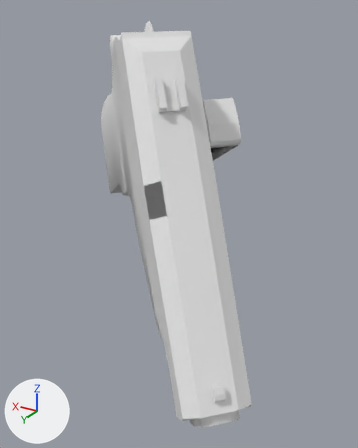
Renders of the OBJ model Vertex_Animation_Compiler/Assets/Makarov_Pistol_Draw28.obj from each side of a commit.
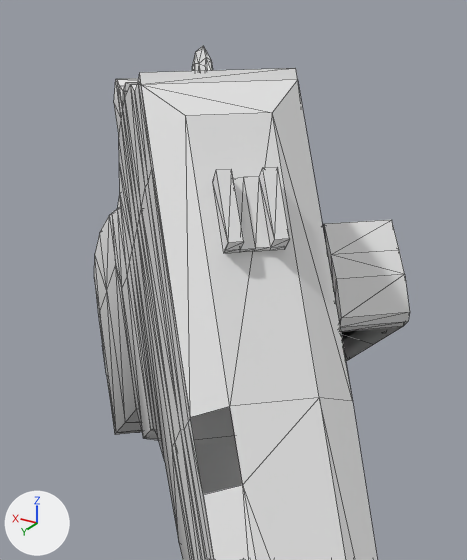
Old and new are each drawn whole from a 50 mm lens placed at (-0.0865, 0.3544, -0.2865), pointed at (-0.0026, 0.2145, -0.3564) and again close up on the part from 17% to 75% of the width and 0% to 56% of the height. Every picture has the same lights, and +X, +Y and +Z are marked at lower left. The close-ups show mesh edges as thin lines. Where no turn or scale is listed for an object, it has been applied to the vertices.

Names of what the first close-up shows: 'Magazine_Cube.011', 'Rest_of_the_gun_Sphere', 'Top_Slider_Sphere.001'.
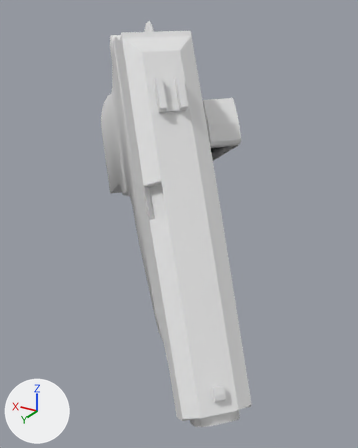
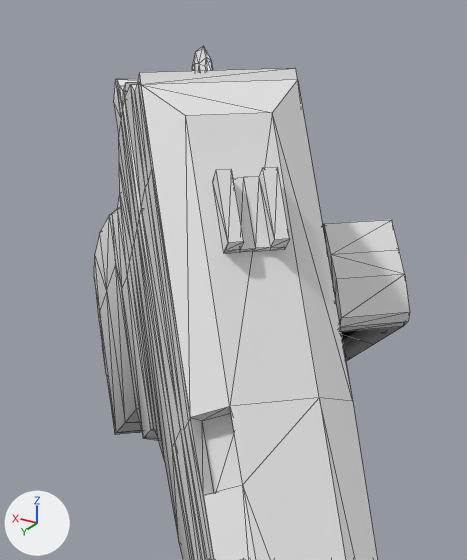
Changed parts and their boxes [x1, y1, x2, y2] in the close-ups (467 x 560 px):
part 1 of me_top_slider_sphere_001, added
    after: [190, 406, 243, 495]

Edits to the bpy script that builds the scene:
```text
Change me_top_slider_sphere_001:
    used by ob_top_slider_sphere_001; location = (0.0, 0.0, 0.0)
    remove me_top_slider_sphere_001.from_pydata(...)  # 127 vertices, 227 faces; spans x -0.0433..0.041, y 0.173..0.2538, z -0.4122..-0.293
    add me_top_slider_sphere_001.from_pydata(...)  # 131 vertices, 237 faces; spans x -0.0433..0.041, y 0.173..0.2538, z -0.4122..-0.293
    me_top_slider_sphere_001 part 1
    4 vertices are added at (-0.0007, 0.2271, -0.3512), (0.0043, 0.2227, -0.3415), (-0.0018, 0.2213, -0.3391), (-0.0067, 0.2258, -0.3488)
    10 new faces join them
```
